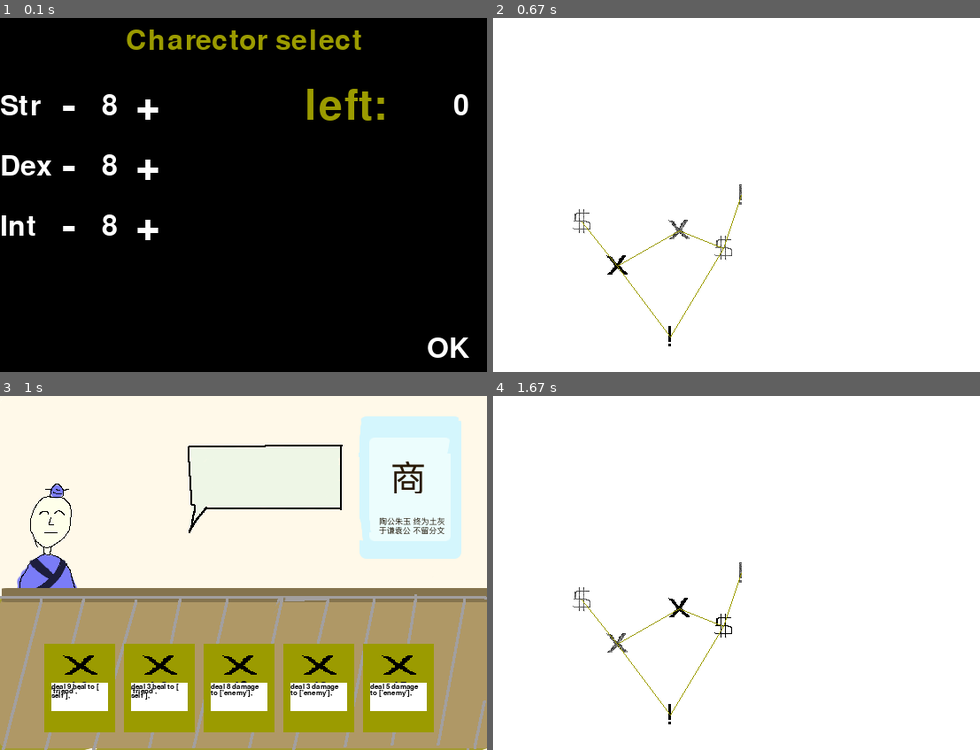
Above: before the commit, frames 1-4 (two rows, left to right).
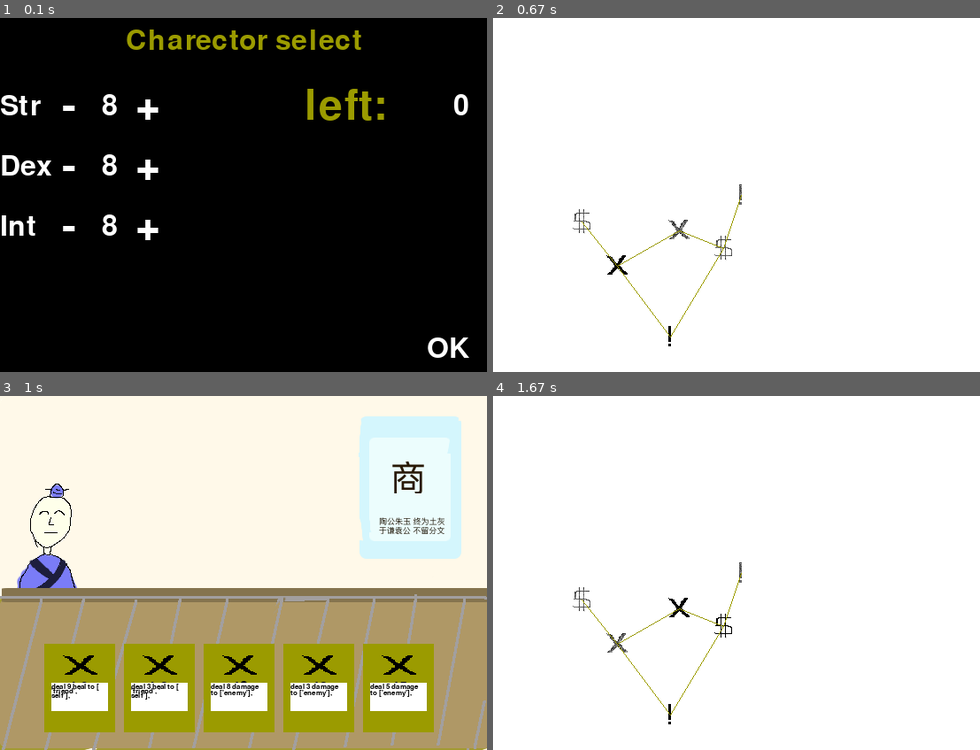
Above: after the commit, the same moments.

Repository: Leteno/learn-pygame
Game: pygame game, started from card-game/main.py
Two runs of this game, one before a commit and one after it. Both use one fixed random seed, a clock stepped at 60 frames per second and the inputs below.
Inputs (mouse positions are in pixels of both pictures, inside the frame that each line leads up to):
- Up to frame 1 (0.1 s): no input
- Up to frame 2 (0.67 s): click "OK" at 0.38 s
- Up to frame 3 (1 s): click (228, 626) at 0.72 s
- Up to frame 4 (1.67 s): hold Right 1-1.47 s; click (570, 672) at 1.55 s

Frames 1-2 are identical in both runs. In frame 3, 0.5% of the frame differs, in the area x 38-71%, y 13-39%; in frame 4, nothing differs.

Commit message:
(refactor) MVC?

Diff:
--- a/card-game/card/card_inflater.py
+++ b/card-game/card/card_inflater.py
@@ -3,7 +3,7 @@
 from pygame.locals import *
 
 import color
-from widget.view.TextView import *
+from widget.view.TextView import TextView
 
 def card_view(card, rect):
     w = rect.width
@@ -18,7 +18,7 @@
     content = ""
     for func in card.functional:
         content += "deal %d %s to %s," % (func.power, func.func, func.target)
-    contentSurf = TextView(content, 8, int(w * 0.8), int(w * 0.4))
+    contentSurf = TextView(content, 8, int(w * 0.8), int(w * 0.4)).getSurf()
     image_path = card.imagef
     if image_path is None:
         image_path = 'res/battle-darker.png'
--- a/card-game/runnable/sequence.py
+++ b/card-game/runnable/sequence.py
@@ -7,18 +7,9 @@
 from widget.view.TextView import TextView
 from runnable.elapsingtool import ElapsingTool
 
-class Sprite:
-    def __init__(self, surf, position=(0, 0)):
-        self.originalSurf = surf
-        self.surf = surf
-        self.position = position
-
-    def show(self, canvas):
-        rect = self.surf.get_rect()
-        rect.center = self.position
-        canvas.blit(self.surf, rect)
-
 class Sequence:
+#   def process(self)
+#   def getElapsingTool(self)
     pass
 
 class Moving(Sequence):
@@ -45,3 +36,13 @@
 
     def getElapsingTool(self):
         return self.elapsingTool
+
+class Delay(Sequence):
+    def __init__(self, time):
+        self.elapsingTool = ElapsingTool(time)
+
+    def process(self):
+        self.elapsingTool.kick()
+
+    def getElapsingTool(self):
+        return self.elapsingTool
--- a/card-game/scene/game/store_scene.py
+++ b/card-game/scene/game/store_scene.py
@@ -8,9 +8,12 @@
 import color
 
 from runnable import sequence
-from runnable.sequence import Sprite, Moving
+from runnable.sequence import Moving
 from runnable.task import Task
-from widget.view.PrintWord import *
+from widget.Sprite import Sprite
+from widget.Vango import Vango
+from widget.view.PrintWord import PrintWord
+from widget.view.ImageView import ImageView
 
 DEALING = 'DEALING'
 SELECTED = 'SELECTED'
@@ -33,13 +36,21 @@
 
     background = pygame.image.load('res/store-background.png')
     storeTable = pygame.image.load('res/store-table.png')
-    boss = sequence.Sprite(pygame.image.load('res/store-boss-normal.png'))
     bossSpeaking = pygame.image.load('res/store-boss-speaking.png')
+    boss = Sprite(ImageView(pygame.image.load('res/store-boss-normal.png')))
+    printword = Sprite(PrintWord('Hello world, My name is Mr.Zheng', 2000, after=500), position=(200, 160))
+    vango = Vango()
+    vango.add(boss)
+    vango.add(printword)
 
     task = Task()
-    bossMoving = sequence.Moving(boss, (halfW-100, halfH), (halfW, halfH), 1000)
+    bossMoving = Moving(boss, (halfW-100, halfH), (halfW, halfH), 1000)
     task.put('boss', bossMoving)
-    printword = PrintWord('Hello world, My name is Mr.Zheng', 2000, point=(200, 160), after=500)
+
+    printword.hide()
+    def startPrintWords():
+       printword.show()
+    task.onAfterFinishCallback = startPrintWords
 
     firstTime = True
 
@@ -59,8 +70,7 @@
         # render boss
         task.process()
 
-        boss.show(surface)
-        printword.show(surface)
+        vango.show(surface)
 
         surface.blit(storeTable, storeTable.get_rect())
 
--- /dev/null
+++ b/card-game/widget/Sprite.py
@@ -0,0 +1,17 @@
+
+from widget.view.Drawwer import Drawwer
+
+class Sprite:
+    def __init__(self, drawwer, position=(0, 0)):
+        assert isinstance(drawwer, Drawwer), 'drawwer %s should be instance of Drawwer' % drawwer
+        self.drawwer = drawwer
+        self.position = position
+
+    def draw(self, canvas):
+        self.drawwer.draw(canvas, self.position)
+
+    def show(self):
+        self.drawwer.show()
+
+    def hide(self):
+        self.drawwer.hide()
--- /dev/null
+++ b/card-game/widget/Vango.py
@@ -0,0 +1,14 @@
+
+class Vango:
+    def __init__(self):
+        self.spriteList = []
+
+    def add(self, sprite):
+        self.spriteList.append(sprite)
+
+    def remove(self, sprite):
+        self.spriteList.remove(sprite)
+
+    def show(self, canvas):
+        for x in self.spriteList:
+            x.draw(canvas)
--- /dev/null
+++ b/card-game/widget/view/Drawwer.py
@@ -0,0 +1,17 @@
+
+class Drawwer:
+
+    shown = True
+
+    def draw(self, canvas, position):
+        if self.shown:
+            self.onDraw(canvas, position)
+
+    def onDraw(self, canvas, position):
+        pass
+
+    def show(self):
+        self.shown = True
+
+    def hide(self):
+        self.shown = False
--- /dev/null
+++ b/card-game/widget/view/ImageView.py
@@ -0,0 +1,11 @@
+
+from widget.view.Drawwer import Drawwer
+
+class ImageView(Drawwer):
+    def __init__(self, surf):
+        self.surf = surf
+
+    def onDraw(self, canvas, position):
+        rect = self.surf.get_rect()
+        rect.center = position
+        canvas.blit(self.surf, rect)
--- a/card-game/widget/view/PrintWord.py
+++ b/card-game/widget/view/PrintWord.py
@@ -3,17 +3,17 @@
 
 from runnable.elapsingtool import ElapsingTool
 from widget.view.TextView import TextView
+from widget.view.Drawwer import Drawwer
 
-class PrintWord:
+class PrintWord(Drawwer):
     STANDARD_W = 200
     STANDARD_H = 120
     TEXTWIDTH = int(STANDARD_W * 0.7)
     dialogBG = pygame.image.load('res/speaking-dialog.png')
-    def __init__(self, words, interval, after=0, width=STANDARD_W, height=STANDARD_H, point=(0,100)):
+    def __init__(self, words, interval, after=0, width=STANDARD_W, height=STANDARD_H):
         self.words = words
         self.width = self.STANDARD_W
         self.height = self.STANDARD_H
-        self.point = point
         self.lastText = ''
         self.lastSurf = None
         self.elapsing = ElapsingTool(interval, after=after)
@@ -24,16 +24,17 @@
     def getElapsingTool(self):
         return self.elapsing
 
-    def show(self, canvas):
+    def onDraw(self, canvas, position):
         self.kick()
         # get TextView
-        surf = self.lastSurf
-        currentText = self.words[:int(len(self.words) * self.elapsing.percentage())]
+        currentLen = int(len(self.words) * self.elapsing.percentage())
+        currentText = self.words[:currentLen]
         if not self.lastText == currentText:
-            self.lastSurf = TextView(currentText, 12, self.TEXTWIDTH)
+            self.lastSurf = TextView(currentText, 12, self.TEXTWIDTH).getSurf()
+            print(self.lastSurf.get_rect())
             self.lastText = currentText
         rect = self.dialogBG.get_rect()
-        rect.bottomleft = self.point
+        rect.bottomleft = position
         dialogTopLeft = rect.topleft
         canvas.blit(self.dialogBG, rect)
         if self.lastSurf:
--- a/card-game/widget/view/TextView.py
+++ b/card-game/widget/view/TextView.py
@@ -3,63 +3,82 @@
 from pygame.locals import *
 
 import color
+from widget.view.Drawwer import Drawwer
 
-def TextView(string, textsize, width, height=0, textcolor=color.BLACK, bgcolor=color.WHITE):
-    font = pygame.font.Font('freesansbold.ttf', textsize)
-    metrics = font.metrics(string)
+class TextView(Drawwer):
+    def __init__(self, string, textsize, width, height=0, textcolor=color.BLACK, bgcolor=color.WHITE):
+        self.string = string
+        self.textsize = textsize
+        self.width = width
+        self.height = height
+        self.textcolor = textcolor
+        self.bgcolor = bgcolor
 
-    ww = []
-    word = ''
-    sumW, maxH = 0, 0
-    for metric, ch in zip(metrics, string):
-        w0, h0 = metric[-2], metric[-1]
-        if h0 > maxH:
-            maxH = h0
+        self.surf = None
 
-        word += ch
-        sumW += w0
-        if ch in ' \t\n:[],;\'"':
+    def onDraw(self, canvas, position):
+        surf = self.getSurf()
+        rect = surf.get_rect()
+        rect.center = position
+        canvas.blit(surf, rect)
+
+    def getSurf(self):
+        if not self.surf:
+            self.surf = self.create_surf()
+        return self.surf
+
+    def create_surf(self):
+        font = pygame.font.Font('freesansbold.ttf', self.textsize)
+        metrics = font.metrics(self.string)
+
+        ww = []
+        word = ''
+        sumW, maxH = 0, 0
+        for metric, ch in zip(metrics, self.string):
+            w0, h0 = metric[-2], metric[-1]
+            if h0 > maxH:
+                maxH = h0
+
+            word += ch
+            sumW += w0
+            if ch in ' \t\n:[],;\'"':
+                ww.append((word, sumW))
+                sumW = 0
+                word = ''
+
+        if len(word) > 0:
             ww.append((word, sumW))
-            sumW = 0
-            word = ''
 
-    if len(word) > 0:
-        ww.append((word, sumW))
+        line = ''
+        currentWidth = 0
+        lines = []
+        for word, length in ww:
+            if currentWidth + length > self.width:
+                lines.append(line)
+                line = ''
+                currentWidth = 0
 
-    line = ''
-    currentWidth = 0
-    lines = []
-    for word, length in ww:
-        if currentWidth + length > width:
+            line += word
+            currentWidth += length
+
+        if len(line) > 0:
             lines.append(line)
-            line = ''
-            currentWidth = 0
 
-        line += word
-        currentWidth += length
+        if self.height <= 0:
+            self.height = self.textsize * len(lines)
 
-    if len(line) > 0:
-        lines.append(line)
+        print('text height: %d' % self.height)
 
+        result = pygame.Surface((self.width, self.height))
+        result.fill(self.bgcolor)
 
-    _h = 0
-    if height <= 0:
-        height = textsize * len(lines)
-
-    print('text height: %d' % height)
-
-    textView = pygame.Surface((width, height))
-    textView.fill(bgcolor)
-
-    for line in lines:
-        surf = font.render(line, 1, textcolor)
-        rect = surf.get_rect()
-        rect.left = 0
-        rect.top = _h
-        _h += maxH
-        textView.blit(surf, rect)
-
-
-    print(ww)
-
-    return textView
+        _h = 0
+        for line in lines:
+            surf = font.render(line, 1, self.textcolor)
+            rect = surf.get_rect()
+            rect.left = 0
+            rect.top = _h
+            _h += maxH
+            result.blit(surf, rect)
+        print(ww)
+        return result
